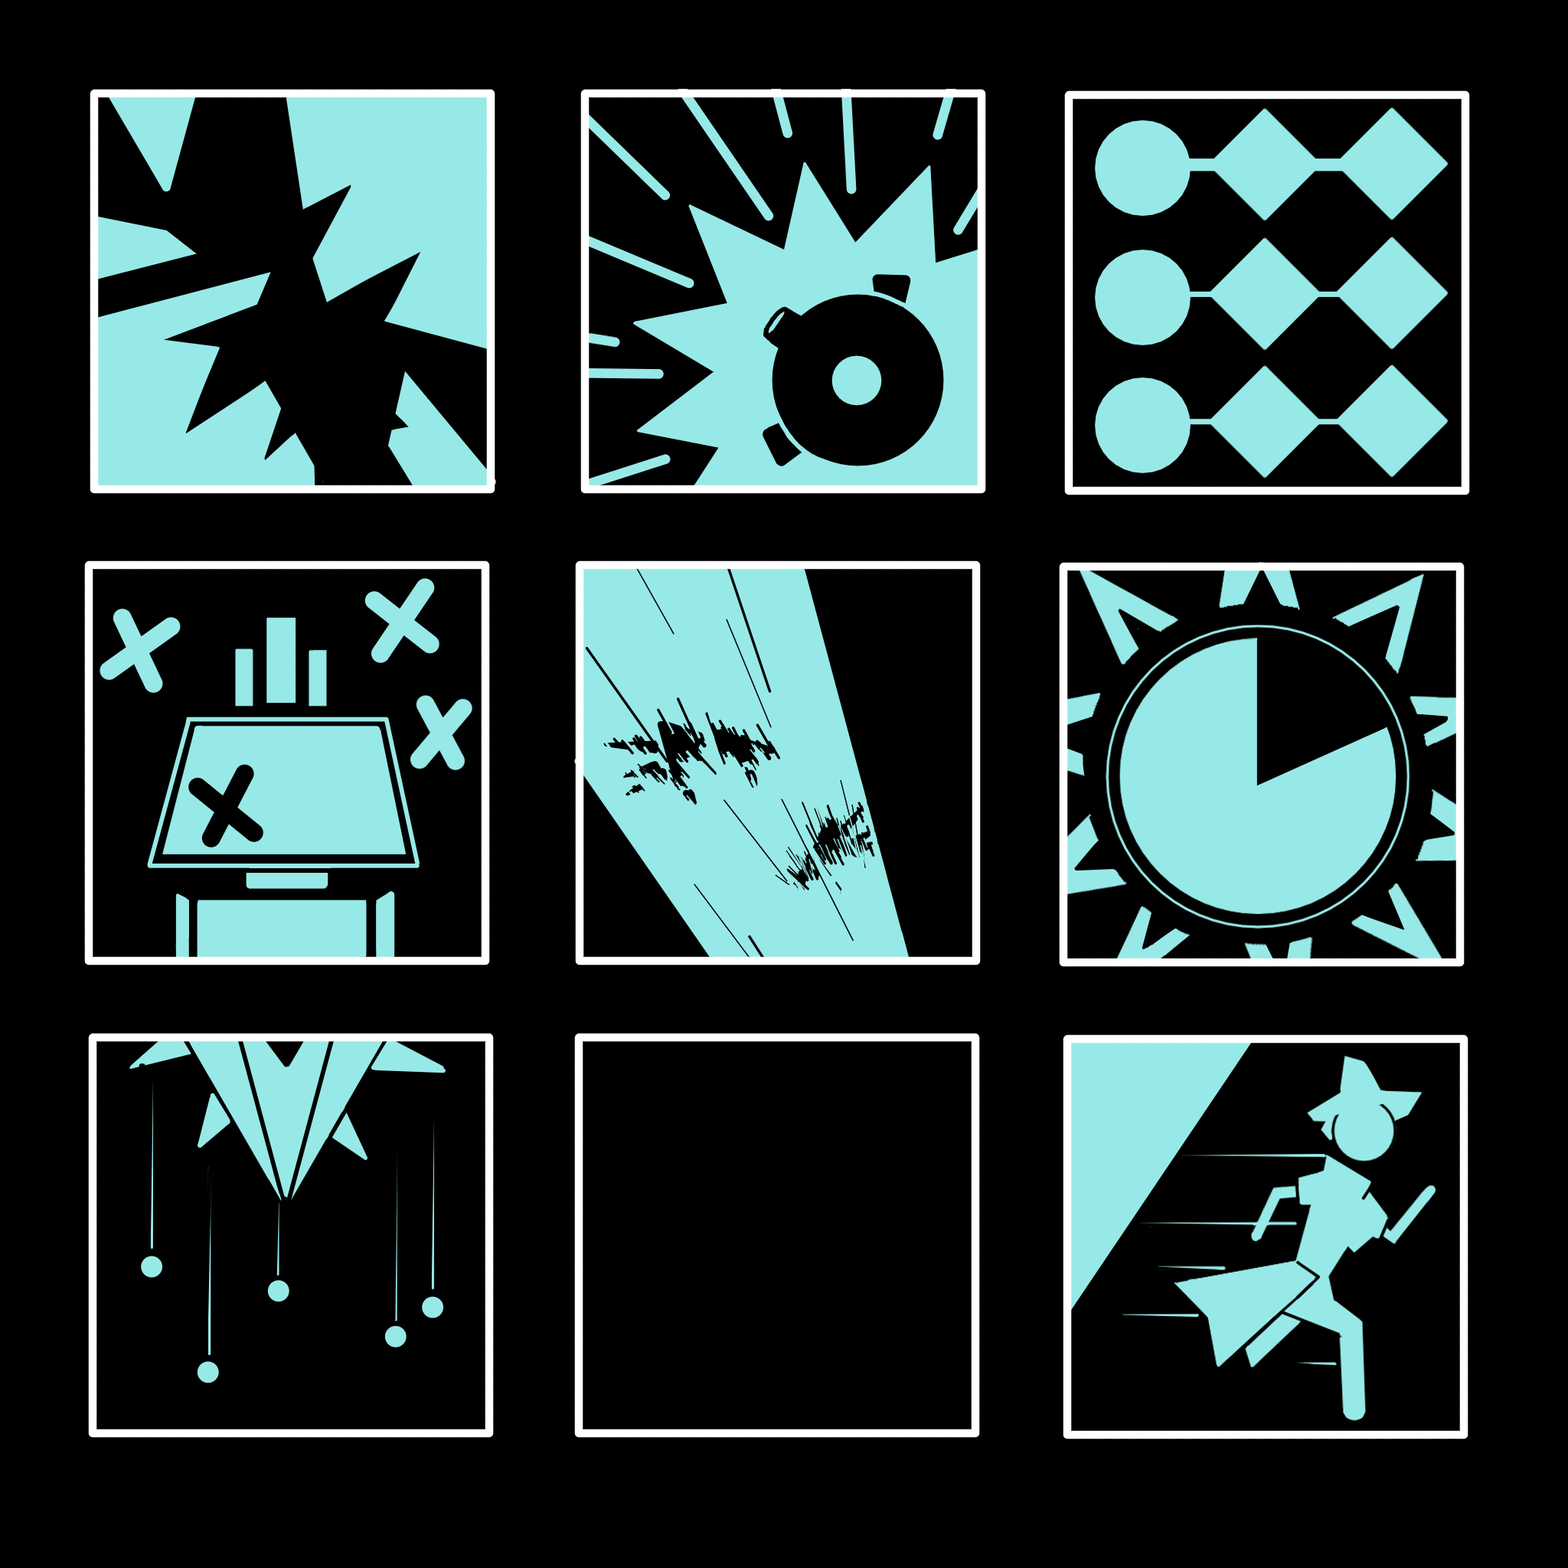
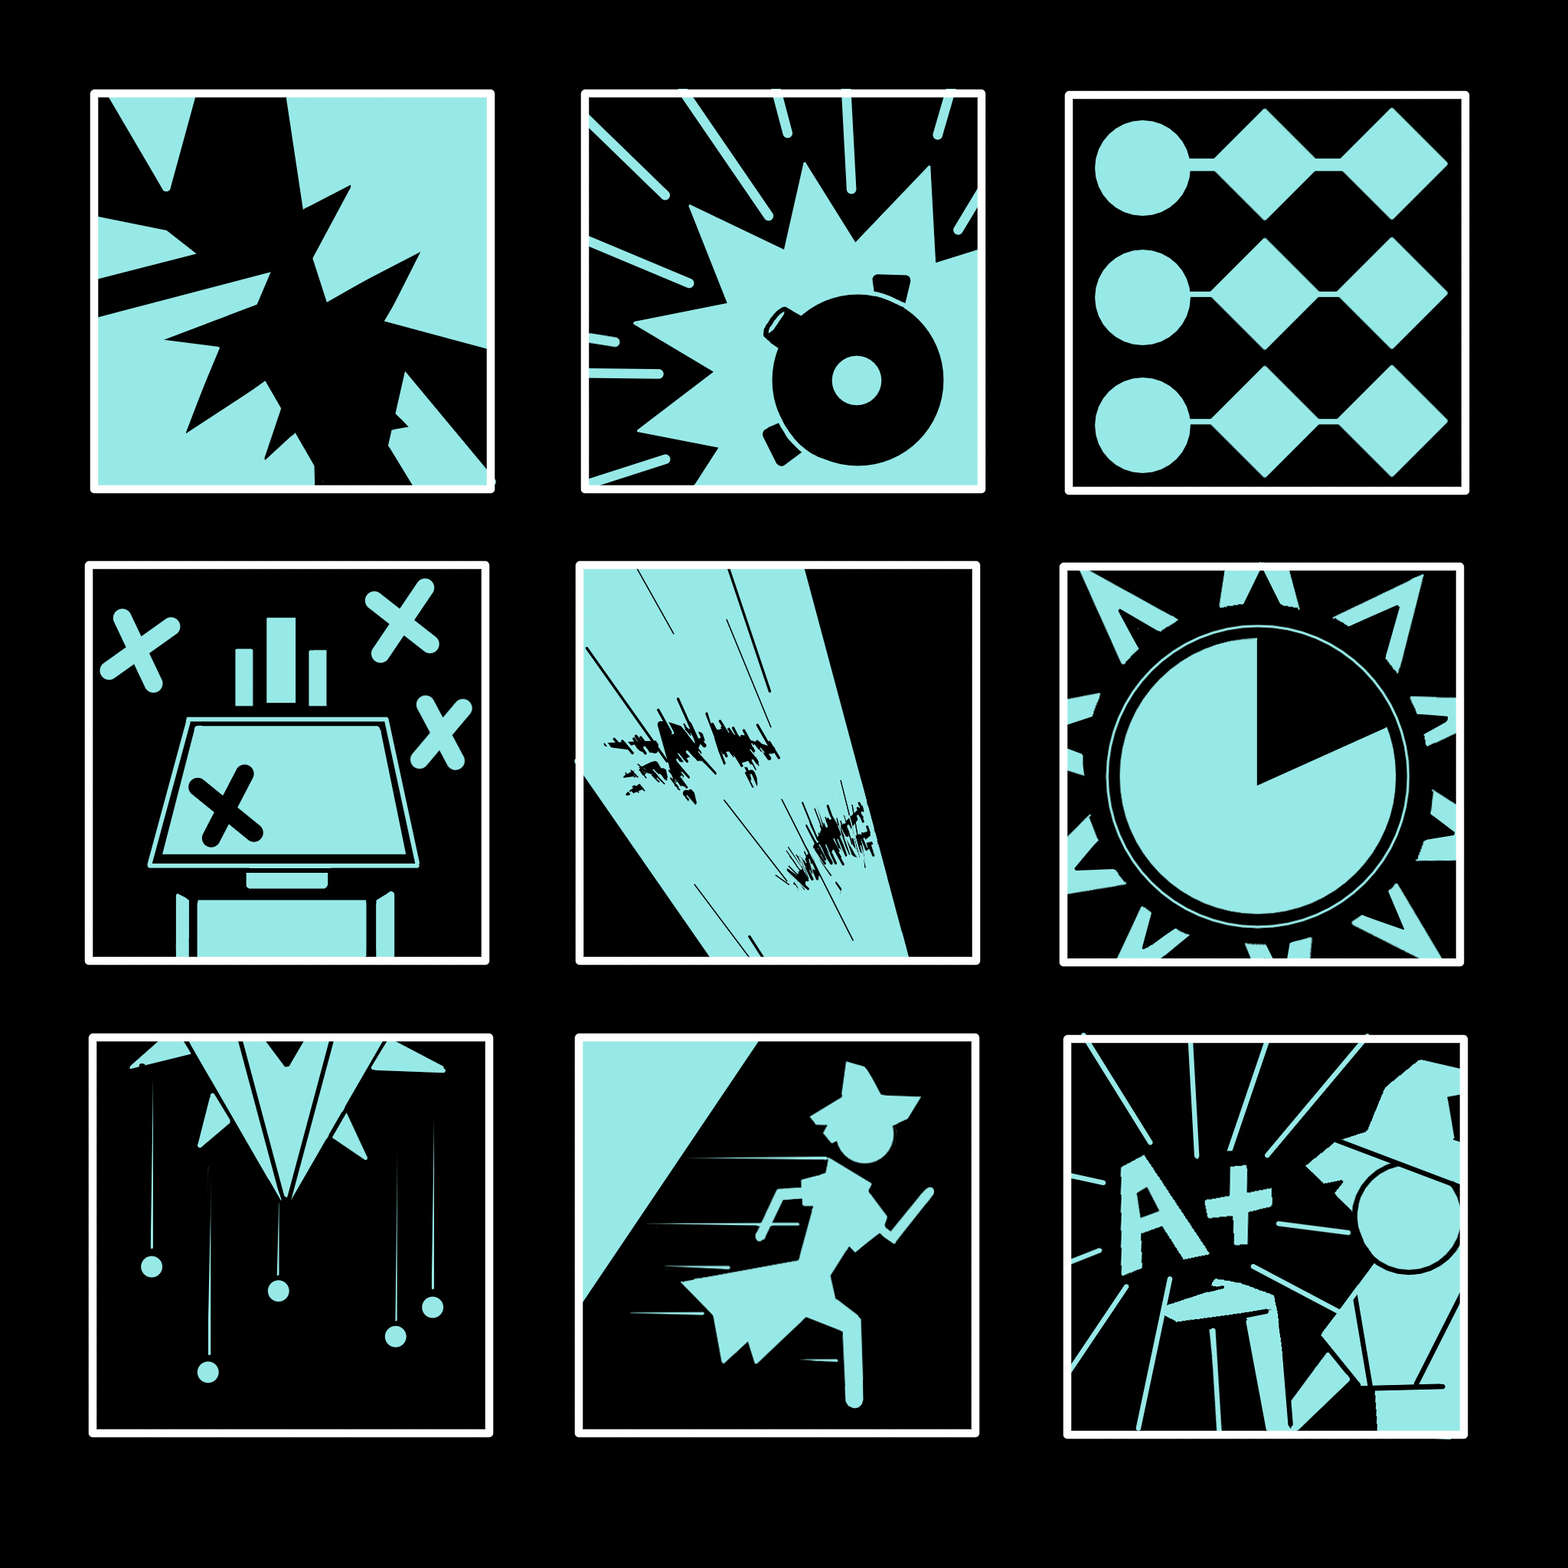
Comparing the layer stacks of the two 1568x1568 images. Changes:
painted on "Borders" over [582, 1032, 1461, 1441]
added layer "Perfect()" above "Escape()" over [1071, 1032, 1461, 1441]
added layer "Escape()" above "Escape() alt1" over [582, 1041, 882, 1409]
renamed "Escape()" to "Escape() alt1", hid it, painted on it over [582, 1041, 882, 1409]
painted on "Disintegrate()" over [582, 1041, 922, 1127]
painted on "Background" over [582, 1032, 1461, 1441]